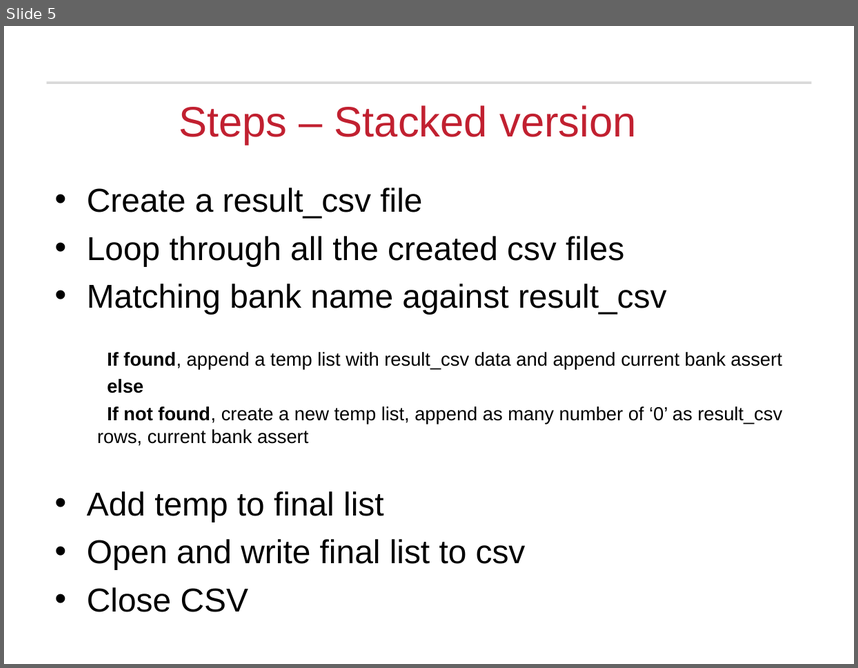
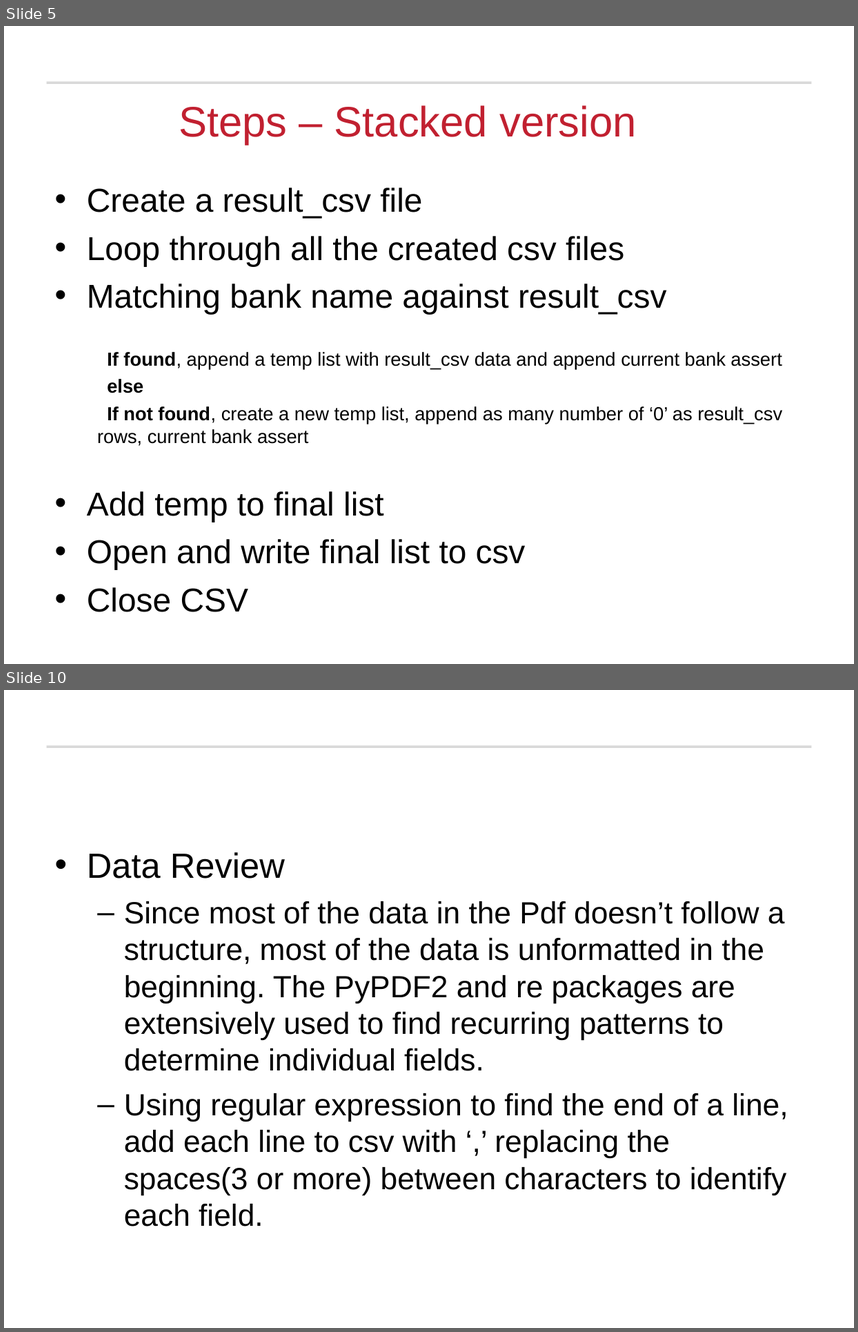
Before and after one commit to VivekKumarNeu/DataScienceAssignment1, a slide deck: Part1/Part1.ppt. Shown one above the other, each under a label of ours: slide 5 before the commit, slides 5 and 10 after it; the slides between them are not shown. The pictures are 858x668 and 858x1332 pixels, drawn with LibreOffice and Linux fonts; fonts in the diff are those of the drawing; background and template pictures are left out. Boxes give left, top, right and bottom in pixels: in the first picture for what was removed or moved away, otherwise in the second. Text is boxed around its words. In the diff, an @@ line names an element or a change of style, - is before the commit and + after.

```diff
--- a/Part1/Part1.ppt
+++ b/Part1/Part1.ppt
@@ slide 10 added at [4, 690, 854, 1328], background #FFFFFF; not listed: 1 template element that a slide beside it also shows @@
@@ text added at [87, 852, 788, 1226], 25.9 pt, text #000000 @@
+• Data Review
+  – Since most of the data in the Pdf doesn’t follow a structure, most of the data is unformatted in the beginning. The PyPDF2 and re packages are extensively used to find recurring patterns to determine individual fields.
+  – Using regular expression to find the end of a line, add each line to csv with ‘,’ replacing the spaces(3 or more) between characters to identify each field.
```
Also in this commit, not shown: 5 other slides added.
